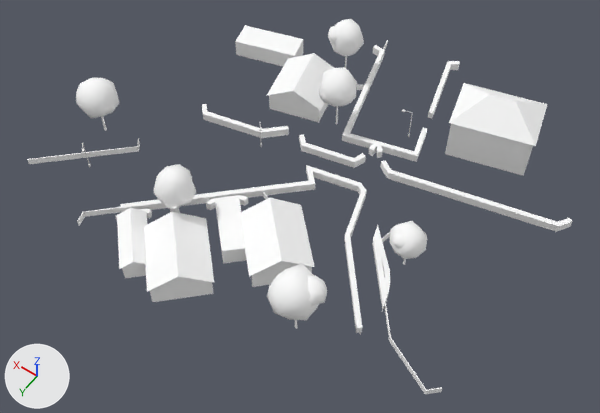
Before and after pictures for a commit that changed the glTF model cities/arlov-borggatan/pack/tiles/c-3_4.glb.
Camera for both pictures: a 50 mm lens placed at (-204.1, 343.1, 106.2), pointed at (-157.1, 277.4, 3.0). The lights are fixed; the arrows at lower left show +X, +Y and +Z. The first picture is the older version. Where no turn or scale is listed for an object, it has been applied to the vertices. Vertices at exactly the same position are counted once.

Before the edit, the objects in view are built like this:
```python
me_sm_building_w361092034 = bpy.data.meshes.new('SM_Building_w361092034')
me_sm_building_w361092034.from_pydata(...)  # 12 vertices, 12 faces; spans x -15.2..15.2, y -22.2..22.2, z -1.5..1.5
# faces by material slot: [8, 4]
me_sm_building_w361092034.materials.append(mat_m_wall_brick_yellow_upper)  # white #ffffff
me_sm_building_w361092034.materials.append(mat_m_roof_flat_tar)  # white #ffffff
me_sm_trees__3_4 = bpy.data.meshes.new('SM_Trees_-3_4')
me_sm_trees__3_4.from_pydata(...)  # 828 vertices, 1512 faces; spans x -30.3..30.3, y -26.8..26.8, z -6.6..6.6
# faces by material slot: [72, 1440]
me_sm_trees__3_4.materials.append(mat_m_bark_wood)  # white #ffffff
me_sm_trees__3_4.materials.append(mat_m_leaf)  # white #ffffff
me_sm_wall_hedge__3_4 = bpy.data.meshes.new('SM_Wall_Hedge_-3_4')
me_sm_wall_hedge__3_4.from_pydata(...)  # 402 vertices, 591 faces; spans x -30.8..30.8, y -30.0..30.0, z -1.6..1.6
me_sm_wall_hedge__3_4.materials.append(mat_m_hedge)  # white #ffffff
ob_sm_building_w361092034 = bpy.data.objects.new('SM_Building_w361092034', me_sm_building_w361092034)
ob_sm_building_w361092034.location = (-141.6, 270.7, 5.4)
ob_sm_trees__3_4 = bpy.data.objects.new('SM_Trees_-3_4', me_sm_trees__3_4)
ob_sm_trees__3_4.location = (-148.6, 272.3, 9.2)
ob_sm_wall_hedge__3_4 = bpy.data.objects.new('SM_Wall_Hedge_-3_4', me_sm_wall_hedge__3_4)
ob_sm_wall_hedge__3_4.location = (-162.5, 265.3, 3.6)
# also in view: 'SM_Building_w361092240' at (-153.6, 269.3, 5.2); 'SM_Building_w361092257' at (-142.0, 298.8, 5.3); 'SM_Building_w208681047' at (-154.8, 273.0, 8.0); 'SM_Building_w208681062' at (-152.3, 272.8, 6.5); 'SM_Building_w361092244' at (-149.2, 297.0, 6.0)
```
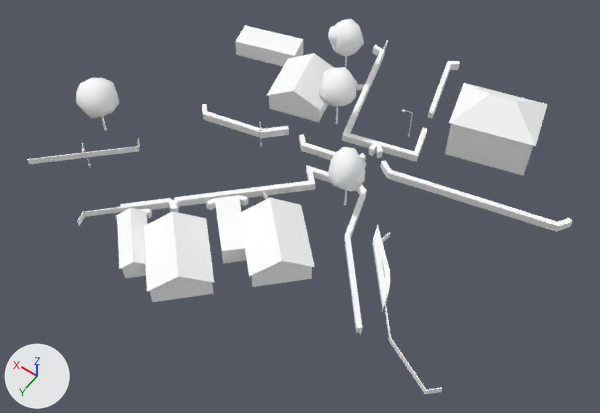
The newer file is also turned or shifted as a whole; pictures and numbers use the older file's frame.

Location of each change, [x1, y1, x2, y2] in pixels of the pictures (600 x 413 px; the box of a moved part takes in the faces that stretch with it):
```json
{"object": "SM_Trees_-3_4", "change": "reshaped", "before": [76, 19, 427, 329], "after": [76, 19, 366, 205], "on screen": "17% narrower, 40% shorter"}
{"part": 1, "of": "me_sm_trees__3_4", "change": "moved or reshaped", "before": [403, 259, 406, 265], "after": [344, 190, 347, 205]}
{"part": 2, "of": "me_sm_trees__3_4", "change": "added", "after": [328, 147, 366, 192]}
{"part": 3, "of": "me_sm_trees__3_4", "change": "added", "after": [355, 174, 365, 185]}
{"part": 4, "of": "me_sm_trees__3_4", "change": "deleted", "before": [154, 164, 427, 329]}
```

The change, as JSON lines over the scene's bpy script:
```json
{"block": "me_sm_trees__3_4", "where": "# used by ob_sm_trees__3_4; location = (-148.6, 272.3, 9.2)"}
{"op": "remove", "block": "me_sm_trees__3_4", "code": "me_sm_trees__3_4.from_pydata(...)  # 828 vertices, 1512 faces; spans x -30.3..30.3, y -26.8..26.8, z -6.6..6.6"}
{"op": "add", "block": "me_sm_trees__3_4", "code": "me_sm_trees__3_4.from_pydata(...)  # 552 vertices, 1008 faces; spans x -17.3..30.3, y -26.8..14.4, z -6.1..6.0"}
{"block": "me_sm_trees__3_4", "change": "me_sm_trees__3_4 part 1: the loose piece of 12 vertices spanning x -27.6..-27.3, y 4.5..4.8, z -6.6..-2.9 is scaled about its middle by (1.14, 1.15, 1.38), then moved by (13.2, -4.0, 1.3)"}
{"block": "me_sm_trees__3_4", "change": "me_sm_trees__3_4 part 2: a new loose piece of 42 vertices spanning x -16.8..-11.2, y -2.1..3.7, z -0.9..6.0, in mat_m_leaf (white #ffffff)"}
{"block": "me_sm_trees__3_4", "change": "me_sm_trees__3_4 part 3: a new loose piece of 42 vertices spanning x -17.3..-14.3, y -0.7..2.2, z 0.8..3.3, in mat_m_leaf (white #ffffff)"}
{"block": "me_sm_trees__3_4", "change": "me_sm_trees__3_4 part 4: 11 loose pieces with 402 vertices, spanning x -30.3..8.4, y 1.8..26.8, z -6.5..6.6, are deleted"}
{"block": "me_sm_trees__3_4", "change": "other edits to the shape of me_sm_trees__3_4 do not show in these pictures"}
```
